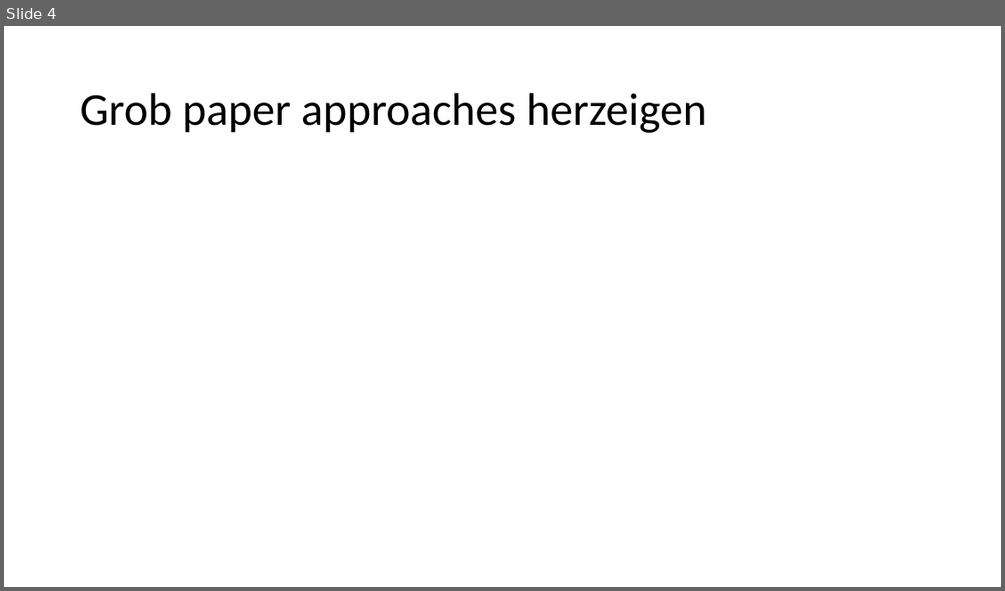
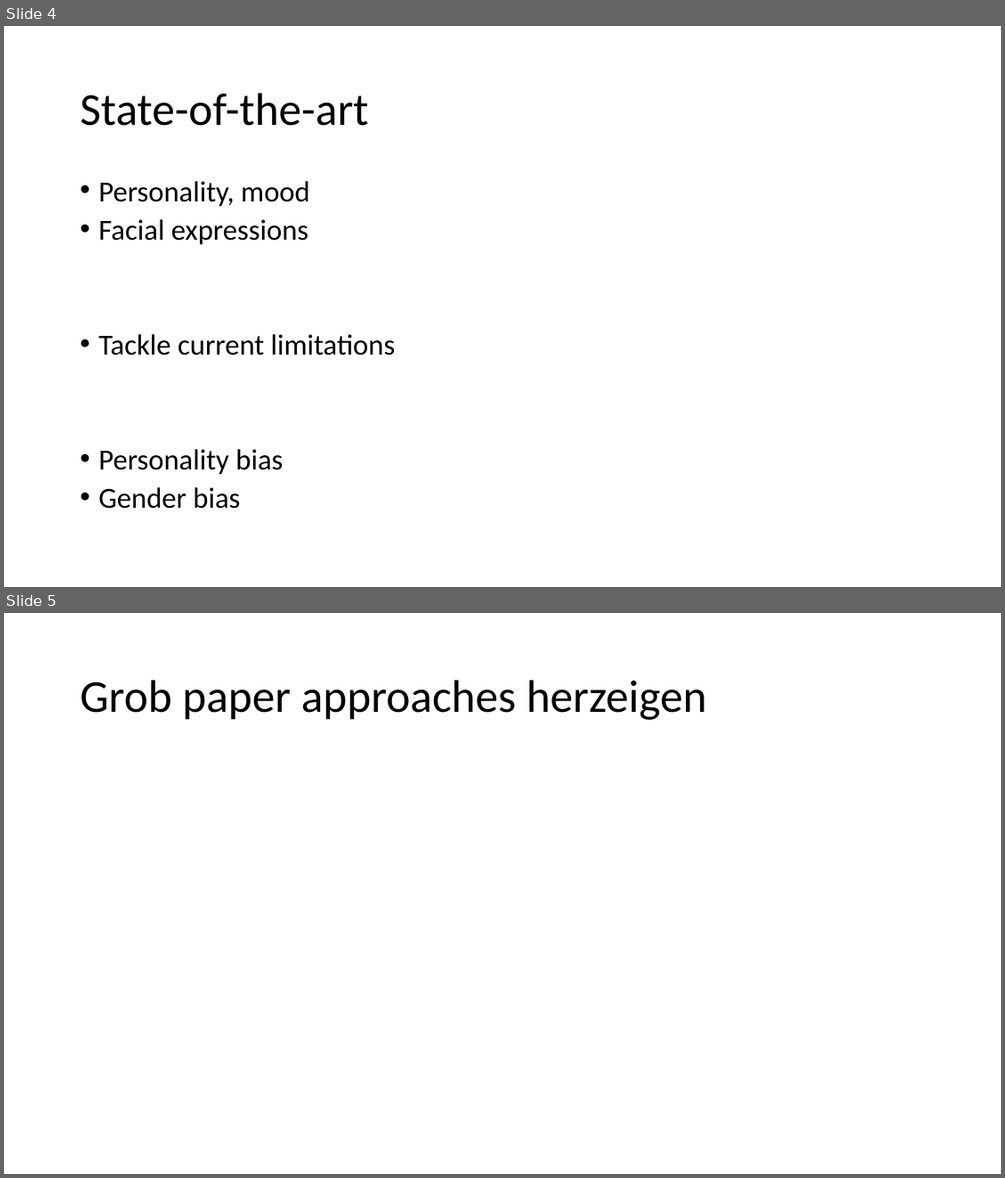
Before and after one commit to stenglx/seminar_ai, a slide deck: State-Of-The-Art Music Recommendation.pptx. Shown one above the other, each under a label of ours: slide 4 before the commit, slides 4 and 5 after it. The pictures are 1005x591 and 1005x1178 pixels, drawn with LibreOffice and Linux fonts; fonts in the diff are those of the drawing. Boxes give left, top, right and bottom in pixels: in the first picture for what was removed or moved away, otherwise in the second. Text is boxed around its words. In the diff, an @@ line names an element or a change of style, - is before the commit and + after.

```diff
--- a/State-Of-The-Art Music Recommendation.pptx
+++ b/State-Of-The-Art Music Recommendation.pptx
@@ slide 4 added at (4,26,1001,587), background #FFFFFF @@
@@ title added at (80,93,368,126), 44 pt, text #000000 @@
+State-of-the-art
@@ text added at (98,181,396,508), 28 pt, text #000000 @@
+• Personality, mood
+• Facial expressions
+• Tackle current limitations
+• Personality bias
+• Gender bias
@@ what was slide 4 is now slide 5 @@
```
Also in this commit, not shown: 3 slides changed, 1 other slide added, 1 slide removed.
